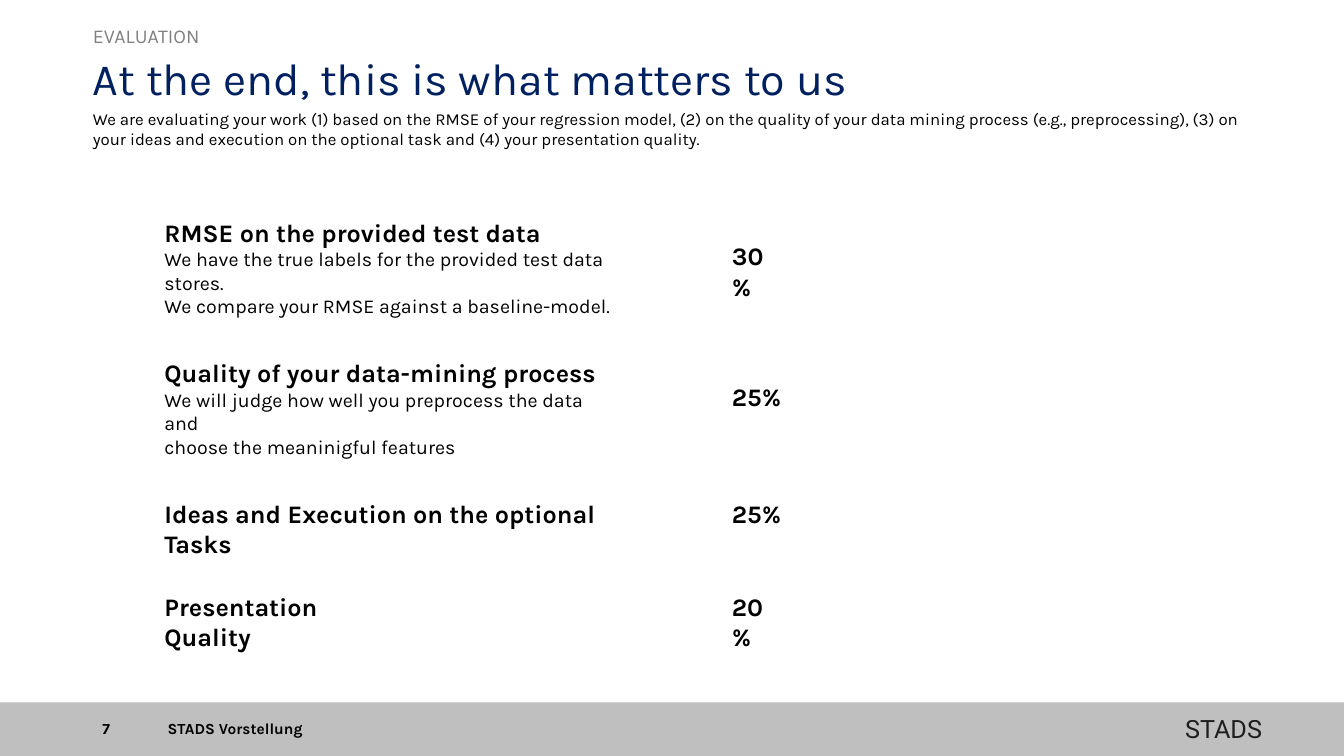
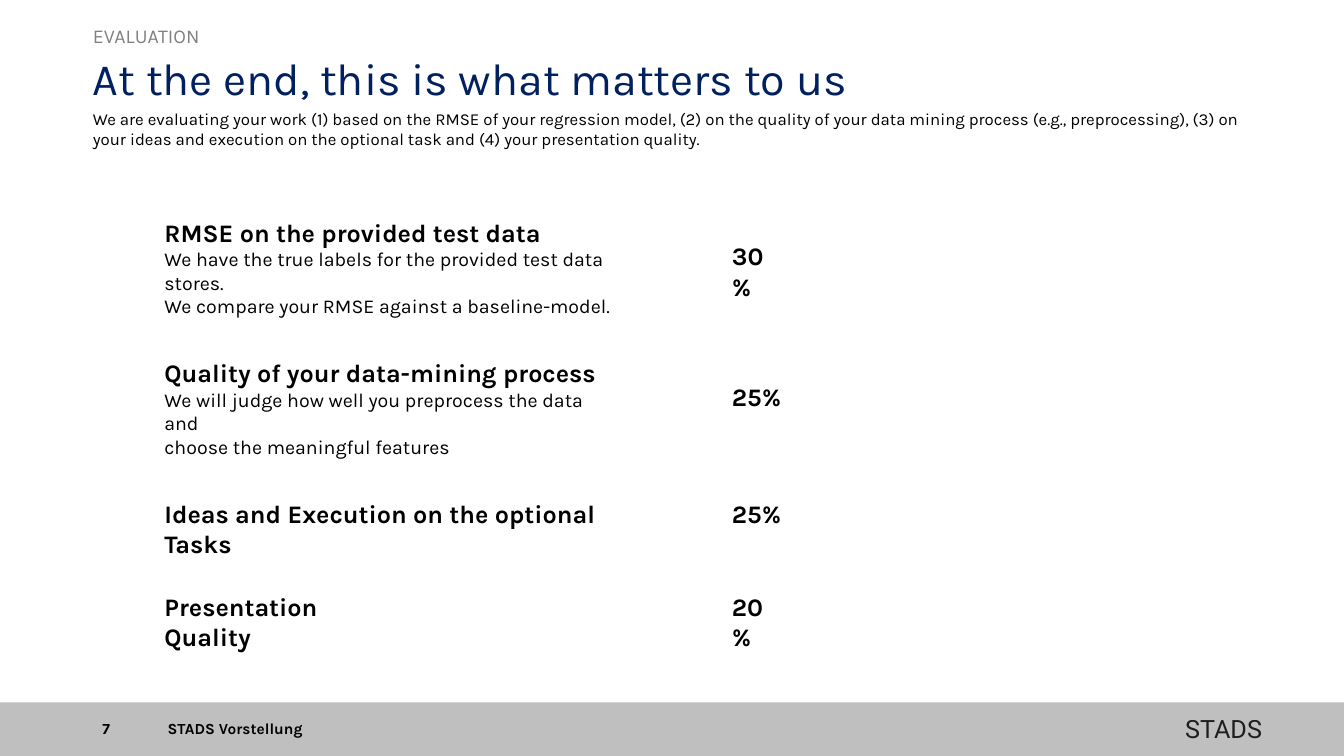
Before and after one commit to STADS-Mannheim/2023-HWS-Datathon-Challenge-McCar-Participant, a slide deck: slide 7 of STADS-McCar-Challenge.pptx. Drawn at 1344x756 pixels with LibreOffice and Linux fonts; fonts in the diff are those of the drawing; background and template pictures are left out. Boxes give left, top, right and bottom in pixels: in the first picture for what was removed or moved away, otherwise in the second. Text is boxed around its words. In the diff, an @@ line names an element or a change of style, - is before the commit and + after.

```diff
--- a/STADS-McCar-Challenge.pptx
+++ b/STADS-McCar-Challenge.pptx
@@ text at bbox=[164, 393, 583, 455]: text changed @@
-We will judge how well you preprocess the data and
-choose the meaninigful features
+We will judge how well you preprocess the data and
+choose the meaningful features
```
Also in this commit, not shown: 2 other slides changed.
